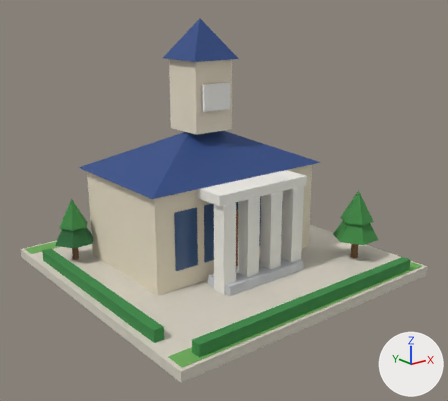
The glTF model public/models/21.glb as it was, and as the next commit left it.
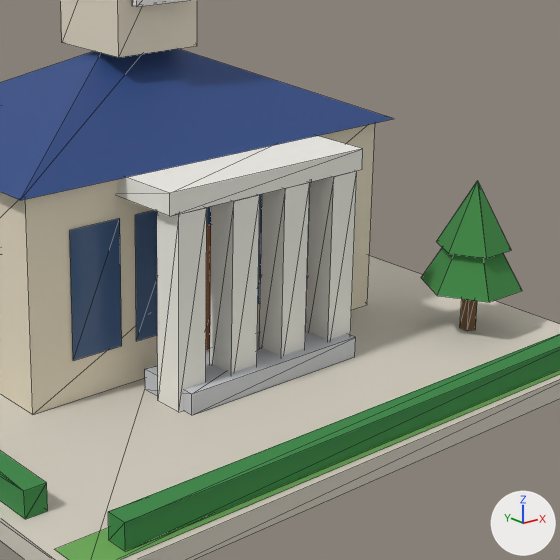
Each version is shown whole from a camera (50 mm lens) standing at (-1.177, -1.508, 0.825) and looking at (-0.012, -0.052, 0.243), then close up on the part from 32% to 88% of the width and 27% to 90% of the height. Every picture has the same lights, and +X, +Y and +Z are marked at lower right. The first two pictures are the older version. The close-ups show mesh edges as thin lines. Vertices at exactly the same position are counted once.

The first close-up shows 'b21'.
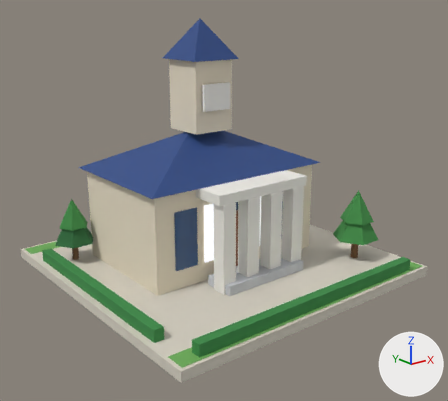
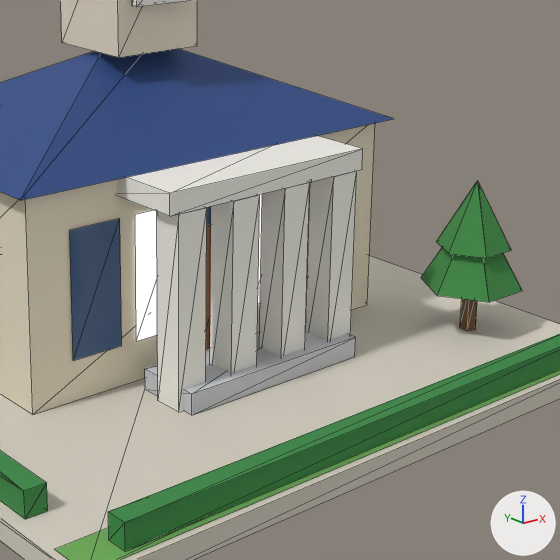
The edits, one by one:
me_b21 has 226 vertices, 240 faces and spans x -0.48..0.48, y -0.48..0.48, z 0.0..0.79.
me_b21 is used by ob_b21; location (0.0, 0.0, 0.0).
me_b21 part 1: the loose piece of 4 vertices spanning x -0.144..-0.064, y -0.123, z 0.09..0.27 is moved by (0.104, 0.0, 0.0).
me_b21 part 2: the loose piece of 4 vertices spanning x -0.04..0.04, y -0.123, z 0.09..0.27 is moved by (0.208, 0.0, 0.0).
me_b21 part 3: the loose piece of 4 vertices spanning x 0.168..0.248, y -0.123, z 0.09..0.27 is moved by (-0.312, 0.0, 0.0).
Part 4, on me_b21:
Vertex 136 of me_b21 moves from (0.064, -0.123, 0.09) to (0.313, 0.142, 0.09).
Vertex 137 of me_b21 moves from (0.144, -0.123, 0.09) to (0.313, 0.218, 0.09).
Vertex 138 of me_b21 moves from (0.144, -0.123, 0.27) to (0.313, 0.218, 0.27).
Vertex 139 of me_b21 moves from (0.064, -0.123, 0.27) to (0.313, 0.142, 0.27).
Part 5, on me_b21:
Vertex 144 of me_b21 moves from (0.313, 0.142, 0.09) to (0.064, -0.123, 0.09).
Vertex 145 of me_b21 moves from (0.313, 0.218, 0.09) to (0.144, -0.123, 0.09).
Vertex 146 of me_b21 moves from (0.313, 0.218, 0.27) to (0.144, -0.123, 0.27).
Vertex 147 of me_b21 moves from (0.313, 0.142, 0.27) to (0.064, -0.123, 0.27).
me_b21 part 6: all 2 faces centred in x 0.195..0.221, y -0.123, z 0.15..0.21 switch from mat_glass_dark to mat_glow_window.
me_b21 part 7: all 2 faces centred in x 0.313, y 0.167..0.193, z 0.15..0.21 switch from mat_glass_dark to mat_glow_window.

Pixel boxes (x1, y1, x2, y2) of what changed, in the close-ups (560 x 560 px; the box of a moved part takes in the faces that stretch with it):
'b21', reshaped, recoloured (lighter): (0, 0, 560, 560) in both
part 1 of me_b21, moved or reshaped (mostly hidden afterwards): before (135, 210, 157, 341); after (206, 206, 211, 225)
part 2 of me_b21, moved or reshaped (mostly hidden): before (206, 206, 211, 225); after (307, 182, 310, 279)
part 3 of me_b21, moved or reshaped (mostly hidden before): before (307, 182, 310, 279); after (135, 210, 157, 341)
part 4 of me_b21, moved or reshaped (not visible afterwards): before (258, 194, 262, 304)
part 5 of me_b21, moved or reshaped (not visible before): after (258, 194, 262, 304)
part 6 of me_b21, recoloured: before (307, 182, 310, 279); after (135, 210, 157, 341)
part 7 of me_b21, recoloured: after (258, 194, 262, 304)
